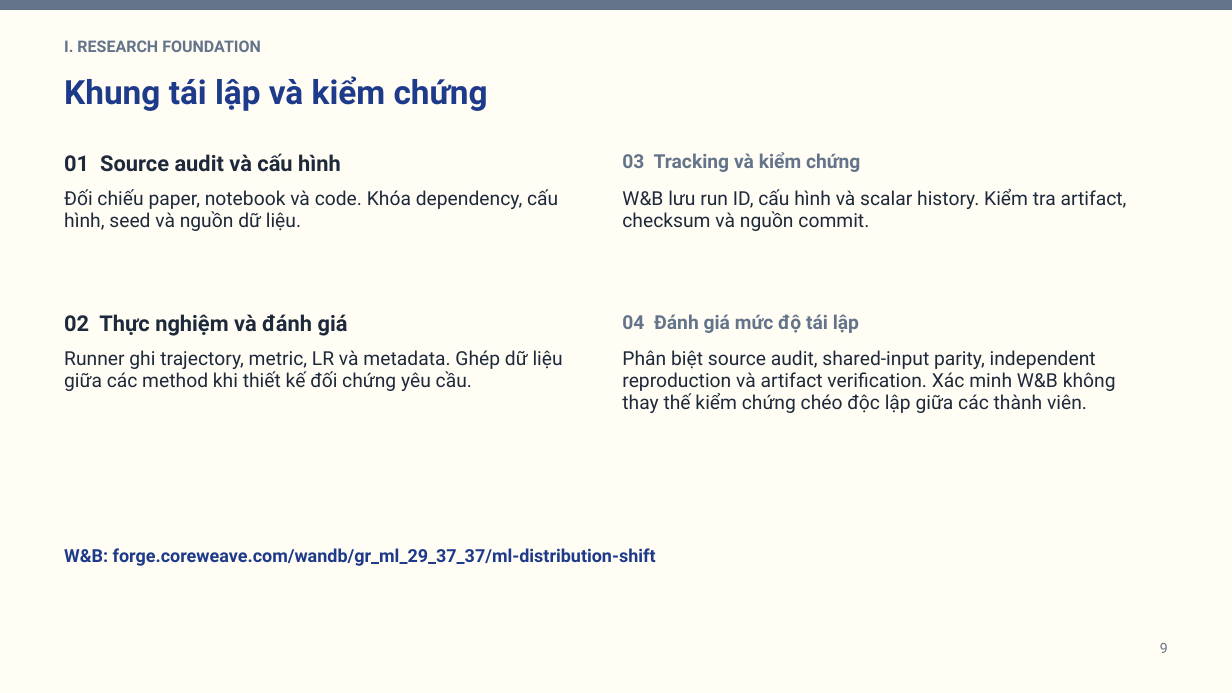
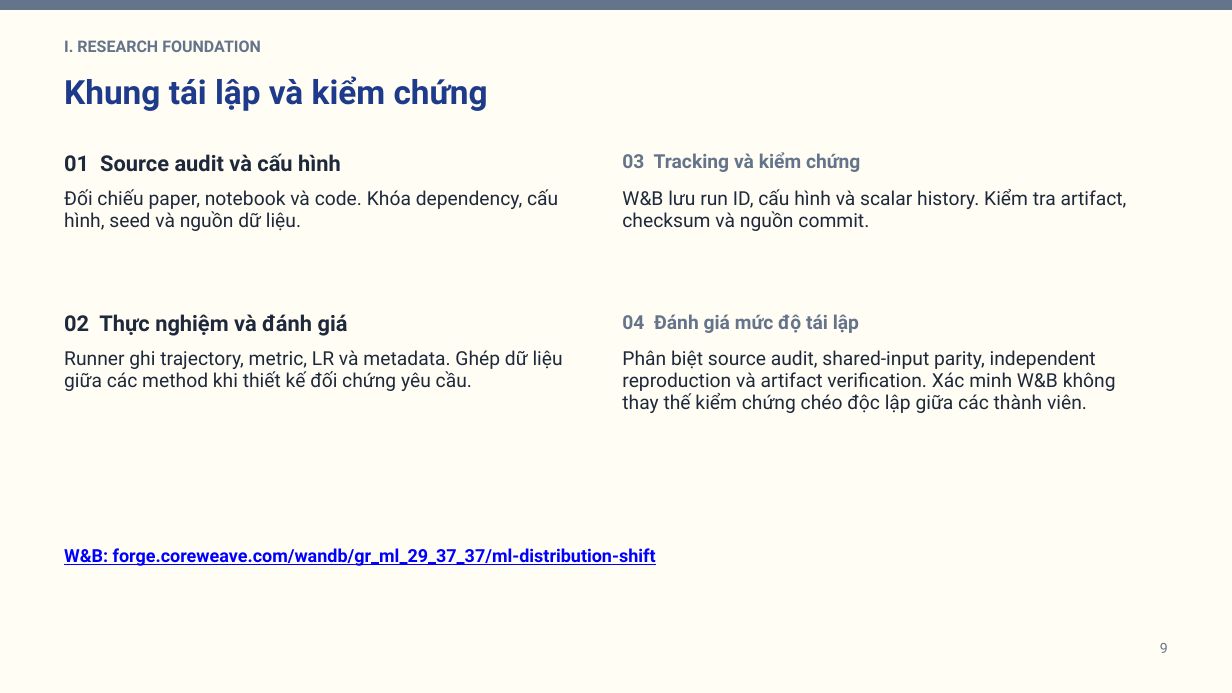
Before and after one commit to nvk1701/github-pj, a slide deck: slide 9 of slides/22.pptx. Drawn at 1232x693 pixels with LibreOffice and Linux fonts; fonts in the diff are those of the drawing. Boxes give left, top, right and bottom in pixels: in the first picture for what was removed or moved away, otherwise in the second. Text is boxed around its words. In the diff, an @@ line names an element or a change of style, - is before the commit and + after.

```diff
--- a/slides/22.pptx
+++ b/slides/22.pptx
@@ text "W&B: forge.coreweave.com/wandb/gr_ml_29_37_37/ml-distributio ..." at bbox=[64, 548, 656, 566]: text colour #1E3A8A to #0000FF, underline on @@
```
Also in this commit, not shown: 1 other slide changed, 1 other file.
